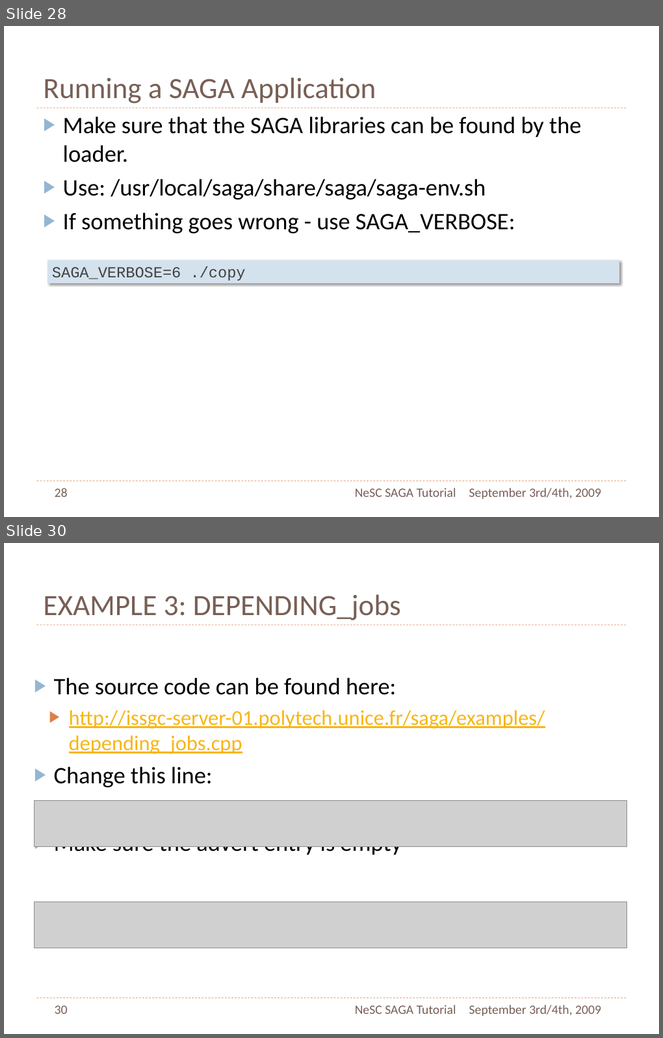
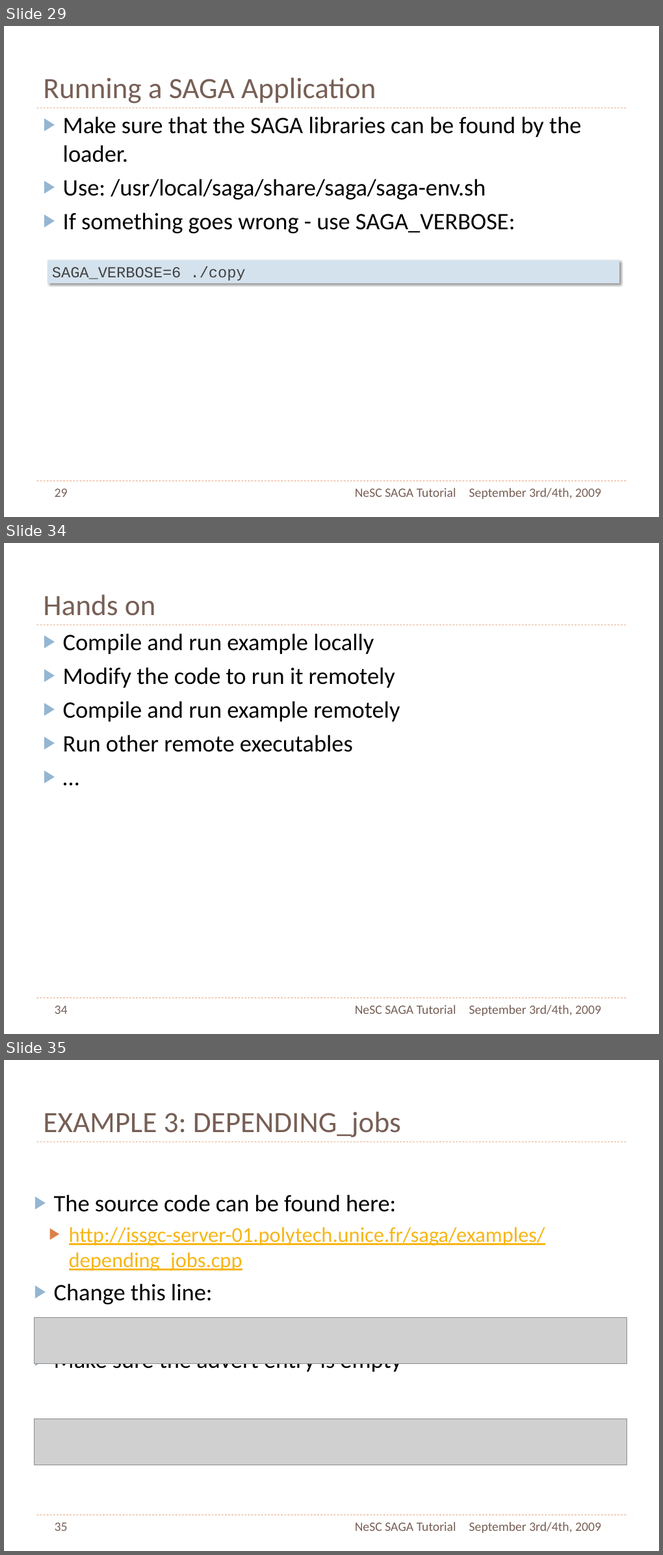
Before and after one commit to saga-project/saga-cpp-legacy-projects, a slide deck: tutorial/NeSC-2009/NeSC09-Practical-PPT.pptx. Shown one above the other, each under a label of ours: slides 28 and 30 before the commit, slides 29, 34 and 35 after it; the slides between them are not shown. The pictures are 663x1038 and 663x1555 pixels, drawn with LibreOffice and Linux fonts; fonts in the diff are those of the drawing; grey boxes stand for pictures. Boxes give left, top, right and bottom in pixels: in the first picture for what was removed or moved away, otherwise in the second. Text is boxed around its words. In the diff, an @@ line names an element or a change of style, - is before the commit and + after.

```diff
--- a/tutorial/NeSC-2009/NeSC09-Practical-PPT.pptx
+++ b/tutorial/NeSC-2009/NeSC09-Practical-PPT.pptx
@@ slide 34 added at (x1=4, y1=543, x2=659, y2=1034), background #FFFFFF; not listed: 2 template elements that a slide beside it also shows @@
@@ title added at (x1=43, y1=594, x2=156, y2=616), 46 pt, text #775F55 @@
+Hands on
@@ text added at (x1=63, y1=633, x2=400, y2=752), 37 pt, text #000000 @@
+▶ Compile and run example locally
+▶ Modify the code to run it remotely
+▶ Compile and run example remotely
+▶ Run other remote executables
+▶ …
@@ page number added at (x1=55, y1=1006, x2=68, y2=1014), 20 pt, text #775F55 @@
+34
@@ text added at (x1=355, y1=1005, x2=456, y2=1014), 20 pt, text #775F55 @@
+NeSC SAGA Tutorial
@@ text added at (x1=469, y1=1005, x2=601, y2=1016), 20 pt, text #775F55 @@
+September 3rd/4th, 2009
@@ what was slide 28 is now slide 29 @@
@@ page number at (x1=55, y1=489, x2=68, y2=497): text changed @@
-28
+29
@@ what was slide 30 is now slide 35 @@
@@ page number at (x1=55, y1=1523, x2=68, y2=1531): text changed @@
-30
+35
```
Also in this commit, not shown: 3 slides changed, 4 other slides added, 1 other file.
